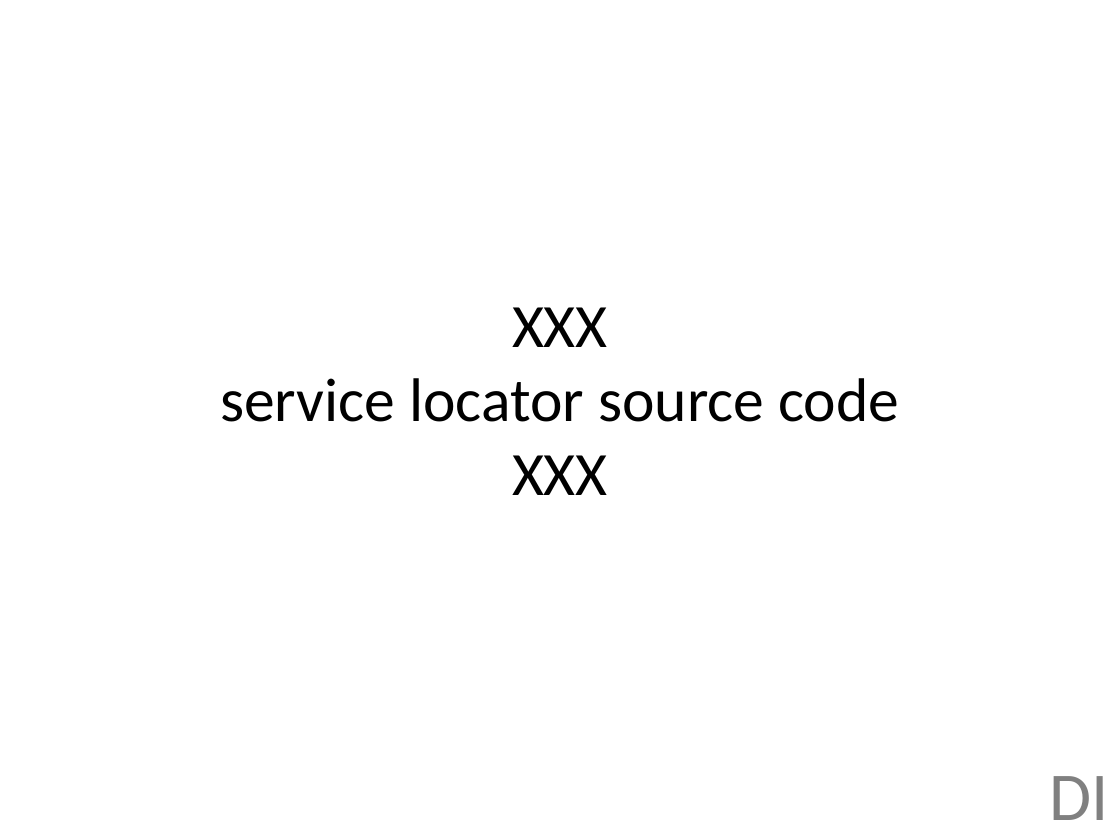
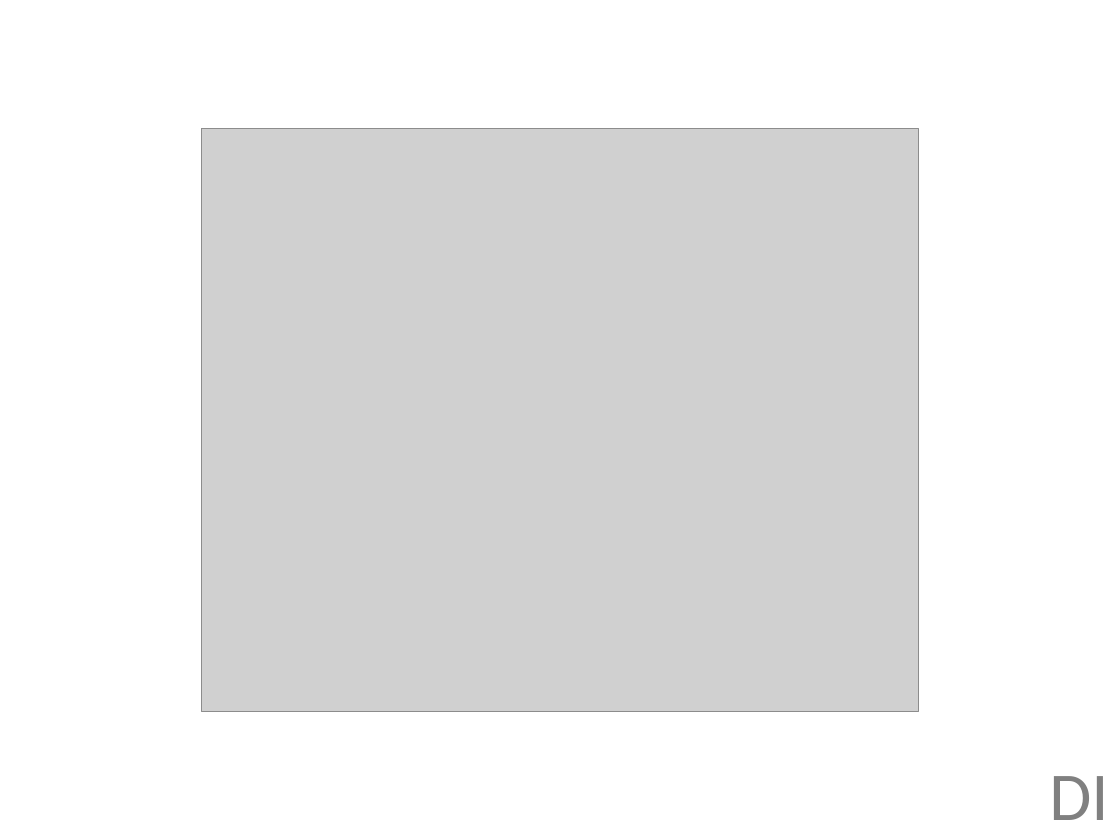
Before and after one commit to jonfuller/presentations, a slide deck: slide 17 of dependencies/dependencies.pptx. Drawn at 1120x840 pixels with LibreOffice and Linux fonts; fonts in the diff are those of the drawing; grey boxes stand for pictures. Boxes give left, top, right and bottom in pixels: in the first picture for what was removed or moved away, otherwise in the second. Text is boxed around its words. In the diff, an @@ line names an element or a change of style, - is before the commit and + after.

```diff
--- a/dependencies/dependencies.pptx
+++ b/dependencies/dependencies.pptx
@@ picture added at [202, 129, 918, 711] @@
@@ title removed at [220, 307, 899, 495] @@
-XXX
-service locator source code
-XXX
```
Also in this commit, not shown: 3 other slides changed, 14 other files.
